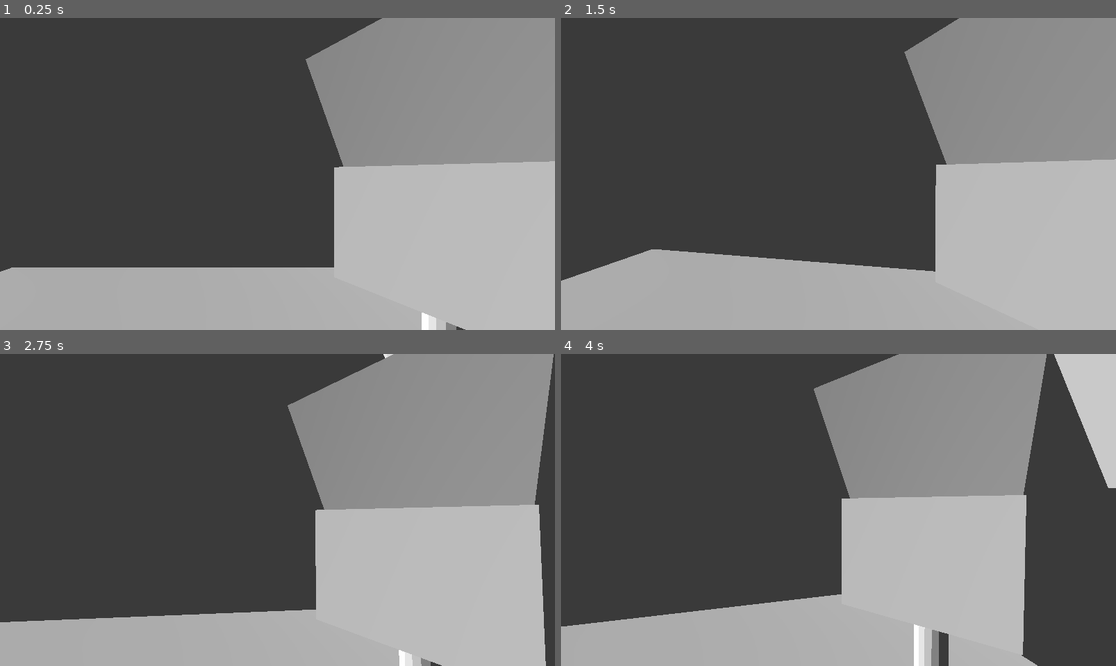
Above: before the commit, frames 1-4 (two rows, left to right).
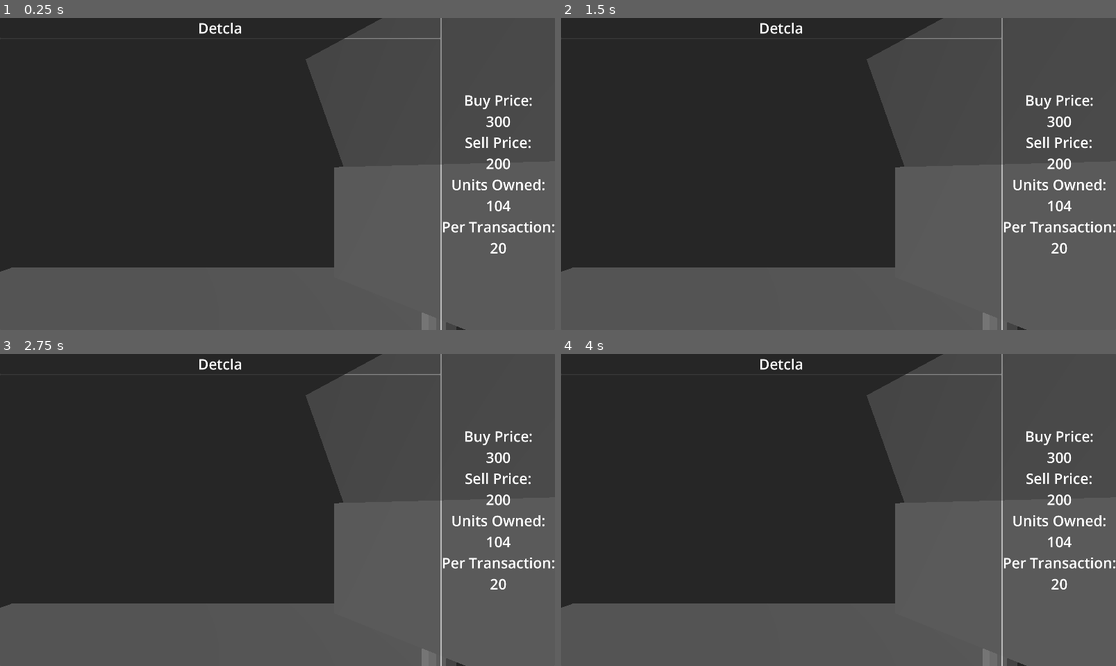
Above: after the commit, the same moments.

Repository: ALP-Games/bubble
Game: Godot game, scene res://Scenes/world_3d.tscn
Same seed, same stepped clock (60 frames per second), same inputs: the game is played once before the commit and once after it. Before the commit the project has no main scene; this scene is started directly in both runs.
Inputs (mouse positions are in pixels of both pictures, inside the frame that each line leads up to):
- Up to frame 1 (0.25 s): no input
- Up to frame 2 (1.5 s): tap Enter at 0.5 s; move the mouse to (866, 174) at 0.52 s; tap Space at 1.25 s; move the mouse to (810, 174) at 1.27 s
- Up to frame 3 (2.75 s): tap Enter at 2 s; move the mouse to (288, 503) at 2.02 s
- Up to frame 4 (4 s): tap Space at 2.75 s; move the mouse to (832, 516) at 2.77 s; tap Enter at 3.5 s; move the mouse to (877, 513) at 3.52 s

The runs differ from the first frame. In frame 1, 52% of the frame differs, in the area x 0-100%, y 0-100%; in frame 2, 50%; in frame 3, 53%; in frame 4, 56%.

Commit message:
UI layout

Diff:
--- a/Scenes/world_3d.tscn
+++ b/Scenes/world_3d.tscn
@@ -1,7 +1,8 @@
-[gd_scene load_steps=4 format=3 uid="uid://dbqqdupnvapvi"]
+[gd_scene load_steps=5 format=3 uid="uid://dbqqdupnvapvi"]
 
 [ext_resource type="PackedScene" uid="uid://d4ek7o4r32c2" path="res://Scenes/player.tscn" id="1_3xj3b"]
 [ext_resource type="PackedScene" uid="uid://c1kbkxe0dic6f" path="res://Assets/Blockout.glb" id="2_dmqej"]
+[ext_resource type="PackedScene" uid="uid://c8bmfd2hy7x7g" path="res://UI/stock_ui.tscn" id="3_5y687"]
 
 [sub_resource type="Environment" id="Environment_j4f23"]
 background_mode = 1
@@ -20,3 +21,5 @@
 
 [node name="DirectionalLight3D" type="DirectionalLight3D" parent="WorldEnvironment"]
 transform = Transform3D(-0.102044, 0.449002, -0.887685, 0.473427, 0.806729, 0.353631, 0.874902, -0.384168, -0.294892, -3.31199, 3.19832, 1.17216)
+
+[node name="StockUI" parent="." instance=ExtResource("3_5y687")]
--- /dev/null
+++ b/UI/stock_ui.tscn
@@ -0,0 +1,109 @@
+[gd_scene load_steps=3 format=3 uid="uid://c8bmfd2hy7x7g"]
+
+[sub_resource type="LabelSettings" id="LabelSettings_1n20y"]
+font_size = 50
+
+[sub_resource type="LabelSettings" id="LabelSettings_wbicm"]
+font_size = 50
+
+[node name="StockUI" type="Control"]
+layout_mode = 3
+anchors_preset = 15
+anchor_right = 1.0
+anchor_bottom = 1.0
+grow_horizontal = 2
+grow_vertical = 2
+
+[node name="HBoxContainer" type="HBoxContainer" parent="."]
+layout_mode = 1
+anchors_preset = 15
+anchor_right = 1.0
+anchor_bottom = 1.0
+grow_horizontal = 2
+grow_vertical = 2
+
+[node name="VBoxContainer2" type="VBoxContainer" parent="HBoxContainer"]
+layout_mode = 2
+size_flags_horizontal = 3
+
+[node name="StockNameContainer" type="MarginContainer" parent="HBoxContainer/VBoxContainer2"]
+layout_mode = 2
+
+[node name="Panel" type="Panel" parent="HBoxContainer/VBoxContainer2/StockNameContainer"]
+layout_mode = 2
+
+[node name="StockName" type="Label" parent="HBoxContainer/VBoxContainer2/StockNameContainer"]
+layout_mode = 2
+text = "Detcla"
+label_settings = SubResource("LabelSettings_1n20y")
+horizontal_alignment = 1
+
+[node name="Panel" type="Panel" parent="HBoxContainer/VBoxContainer2"]
+layout_mode = 2
+size_flags_vertical = 3
+
+[node name="MarginContainer" type="MarginContainer" parent="HBoxContainer"]
+layout_mode = 2
+
+[node name="Panel" type="Panel" parent="HBoxContainer/MarginContainer"]
+layout_mode = 2
+
+[node name="VBoxContainer" type="VBoxContainer" parent="HBoxContainer/MarginContainer"]
+layout_mode = 2
+alignment = 1
+
+[node name="BuyPriceLabel" type="Label" parent="HBoxContainer/MarginContainer/VBoxContainer"]
+layout_mode = 2
+text = "Buy Price:"
+label_settings = SubResource("LabelSettings_wbicm")
+horizontal_alignment = 1
+vertical_alignment = 1
+
+[node name="BuyPriceNumber" type="Label" parent="HBoxContainer/MarginContainer/VBoxContainer"]
+layout_mode = 2
+text = "300"
+label_settings = SubResource("LabelSettings_wbicm")
+horizontal_alignment = 1
+vertical_alignment = 1
+
+[node name="SellPriceLabel" type="Label" parent="HBoxContainer/MarginContainer/VBoxContainer"]
+layout_mode = 2
+text = "Sell Price:"
+label_settings = SubResource("LabelSettings_wbicm")
+horizontal_alignment = 1
+vertical_alignment = 1
+
+[node name="SellPriceNumber" type="Label" parent="HBoxContainer/MarginContainer/VBoxContainer"]
+layout_mode = 2
+text = "200"
+label_settings = SubResource("LabelSettings_wbicm")
+horizontal_alignment = 1
+vertical_alignment = 1
+
+[node name="UnitsOwnedLabel" type="Label" parent="HBoxContainer/MarginContainer/VBoxContainer"]
+layout_mode = 2
+text = "Units Owned:"
+label_settings = SubResource("LabelSettings_wbicm")
+horizontal_alignment = 1
+vertical_alignment = 1
+
+[node name="UnitsOwnedNumber" type="Label" parent="HBoxContainer/MarginContainer/VBoxContainer"]
+layout_mode = 2
+text = "104"
+label_settings = SubResource("LabelSettings_wbicm")
+horizontal_alignment = 1
+vertical_alignment = 1
+
+[node name="UnitsPerTransactionLabel" type="Label" parent="HBoxContainer/MarginContainer/VBoxContainer"]
+layout_mode = 2
+text = "Per Transaction:"
+label_settings = SubResource("LabelSettings_wbicm")
+horizontal_alignment = 1
+vertical_alignment = 1
+
+[node name="UnitsPerTransactionNumber" type="Label" parent="HBoxContainer/MarginContainer/VBoxContainer"]
+layout_mode = 2
+text = "20"
+label_settings = SubResource("LabelSettings_wbicm")
+horizontal_alignment = 1
+vertical_alignment = 1
--- a/project.godot
+++ b/project.godot
@@ -11,8 +11,14 @@
 [application]
 
 config/name="Bubble"
+run/main_scene="res://Scenes/world_3d.tscn"
 config/features=PackedStringArray("4.3", "Forward Plus")
 config/icon="res://icon.svg"
+
+[display]
+
+window/size/viewport_width=1920
+window/size/viewport_height=1080
 
 [filesystem]
 
Binary file added: Assets/Screenshot-2023-10-26-at-7.20.37-PM-600x360.png
Binary file added: blender/textures/Ucupaint Cube.006 Color.png
Binary file added: blender/textures/Ucupaint Cube.006 Roughness.png
Binary file added: blender/textures/bttons.png
